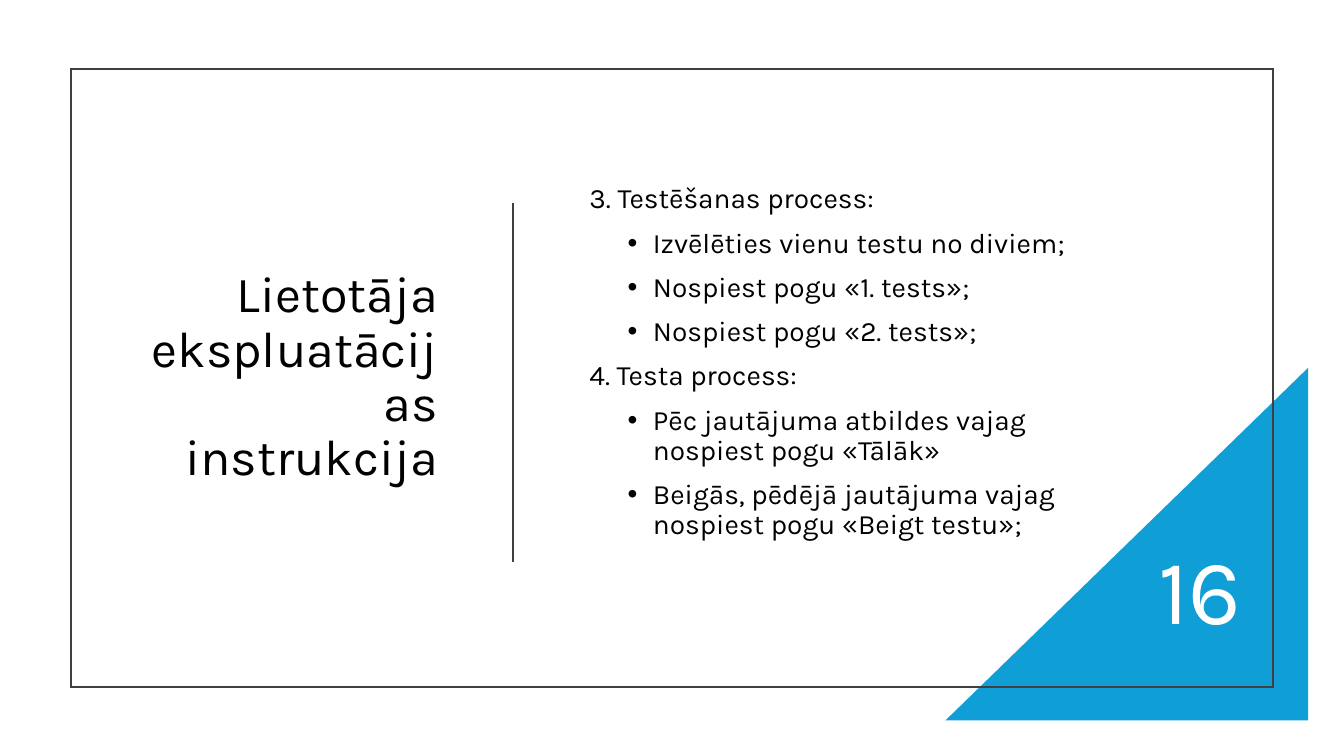
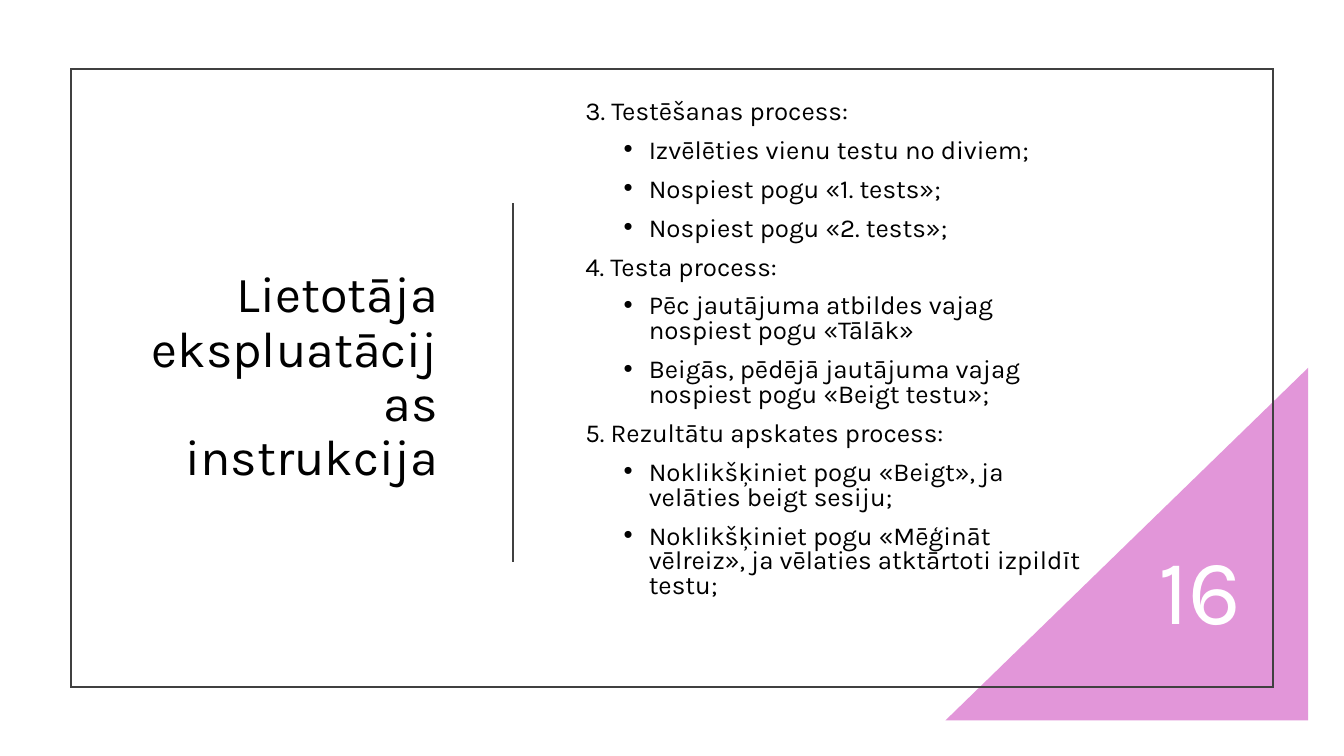
Before and after one commit to julianna964/PD_1_Artjomenko_2025, a slide deck: slide 16 of Projekta_Darbs_Julianna_Artjomenko_1.ppsx. Drawn at 1344x756 pixels with LibreOffice and Linux fonts; fonts in the diff are those of the drawing. Boxes give left, top, right and bottom in pixels: in the first picture for what was removed or moved away, otherwise in the second. Text is boxed around its words. In the diff, an @@ line names an element or a change of style, - is before the commit and + after.

```diff
--- a/Projekta_Darbs_Julianna_Artjomenko_1.ppsx
+++ b/Projekta_Darbs_Julianna_Artjomenko_1.ppsx
@@ text "3. Testēšanas process:": place and size @@
-text "3. Testēšanas process:" at (589,187,1064,541)
+text "3. Testēšanas process:" at (585,101,1080,597)
@@ text at (585,101,1029,410): size 20 to 18.5 pt in "3. Testēšanas process:", "Izvēlēties vienu testu no diviem;", "Nospiest pogu «1. tests»;", "Nospiest pogu «2. tests»;" and 3 more places; line spacing 0.9 to 0.8 @@
@@ right triangle at (946,368,1309,721): fill #0F9ED5 to #E296D9 @@
@@ text at (585,424,1080,597): paragraphs added @@
+5. Rezultātu apskates process:
+• Noklikšķiniet pogu «Beigt», ja velāties beigt sesiju;
+• Noklikšķiniet pogu «Mēģināt vēlreiz», ja vēlaties atktārtoti izpildīt testu;
```
Also in this commit, not shown: 15 other slides changed.
